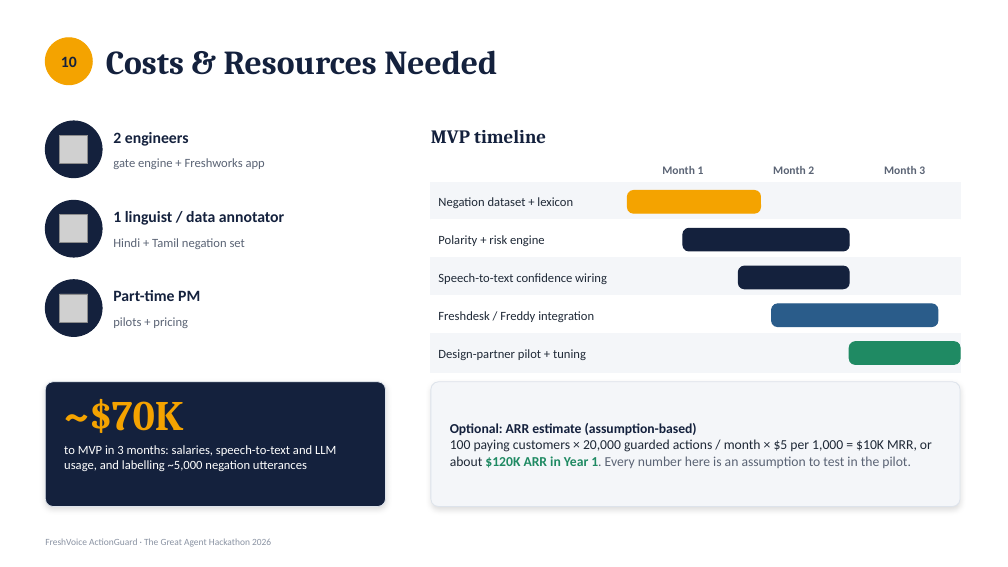
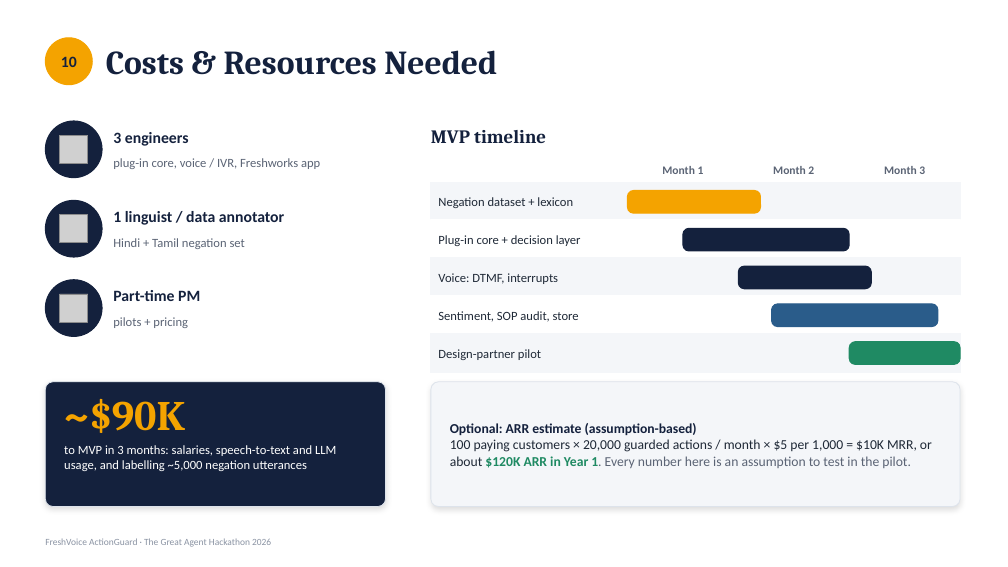
Before and after one commit to ramanathanmani/great-agent-hackathon-2026, a slide deck: slide 20 of docs/presentation/ActionGuard-Business-Case.pptx (slide 16 before the commit). Drawn at 1008x567 pixels with LibreOffice and Linux fonts; fonts in the diff are those of the drawing; grey boxes stand for pictures. Boxes give left, top, right and bottom in pixels: in the first picture for what was removed or moved away, otherwise in the second. Text is boxed around its words. In the diff, an @@ line names an element or a change of style, - is before the commit and + after.

```diff
--- a/docs/presentation/ActionGuard-Business-Case.pptx
+++ b/docs/presentation/ActionGuard-Business-Case.pptx
@@ text at bbox=[113, 132, 189, 146]: text changed @@
-2 engineers
+3 engineers
@@ text at bbox=[113, 158, 320, 169]: text changed @@
-gate engine + Freshworks app
+plug-in core, voice / IVR, Freshworks app
@@ text at bbox=[438, 235, 581, 246]: text changed @@
-Polarity + risk engine
+Plug-in core + decision layer
@@ rounded rectangle: place and size @@
-rounded rectangle at bbox=[739, 266, 850, 289]
+rounded rectangle at bbox=[739, 266, 872, 289]
@@ text at bbox=[438, 273, 558, 284]: text changed @@
-Speech-to-text confidence wiring
+Voice: DTMF, interrupts
@@ text at bbox=[438, 311, 579, 322]: text changed @@
-Freshdesk / Freddy integration
+Sentiment, SOP audit, store
@@ text at bbox=[438, 349, 541, 360]: text changed @@
-Design-partner pilot + tuning
+Design-partner pilot
@@ text at bbox=[64, 399, 185, 433]: text changed @@
-~$70K
+~$90K
```
Also in this commit, not shown: 10 other slides changed, 6 slides added, 2 slides removed, 1 other file.
